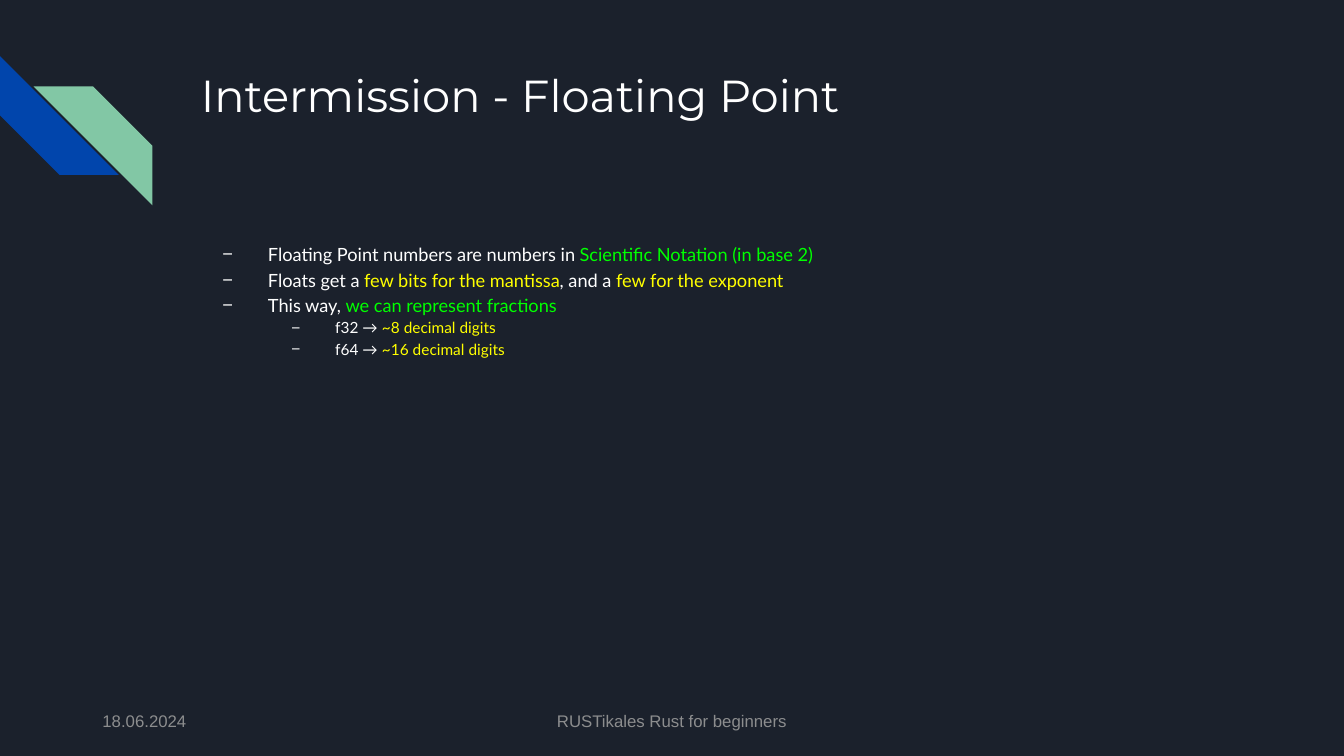
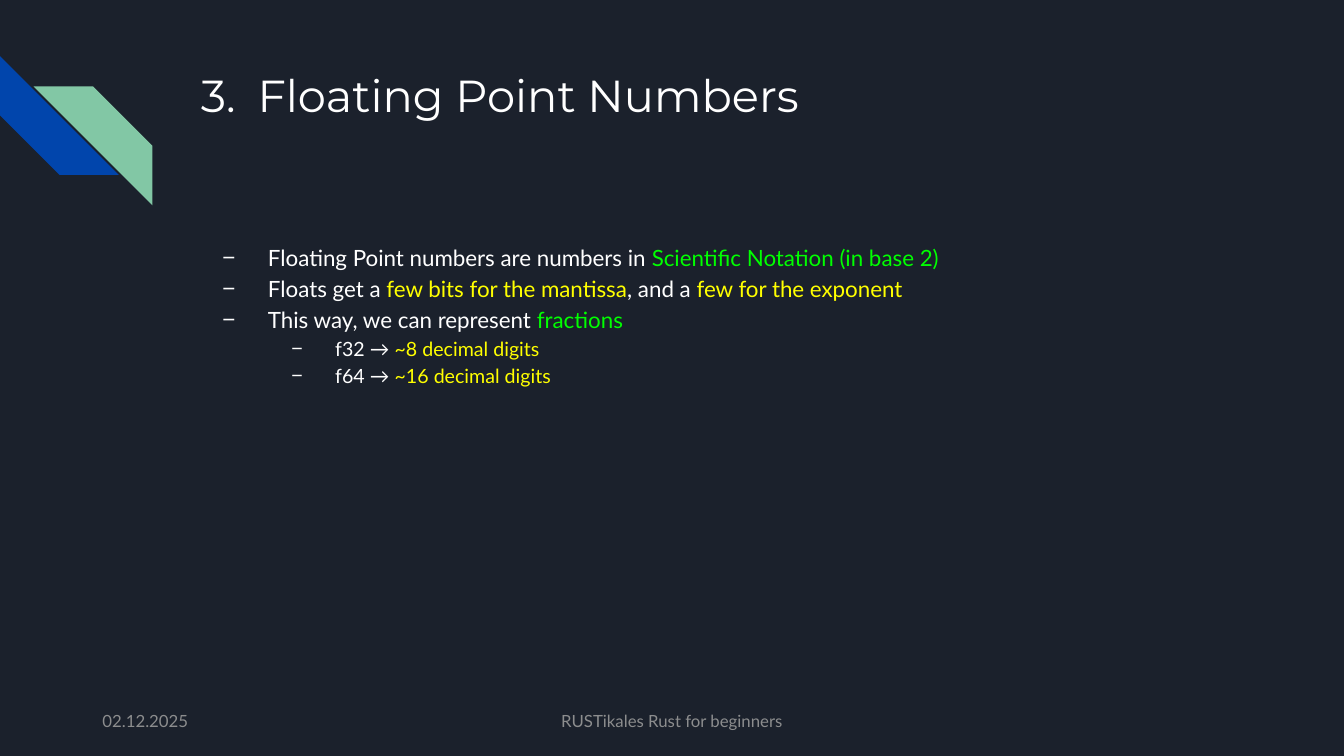
Before and after one commit to pfhaupt/progkurs, a slide deck: slide 158 of rust-beginner/06 - Function declaration/06 - original.pptx (slide 107 before the commit). Drawn at 1344x756 pixels with LibreOffice and Linux fonts; fonts in the diff are those of the drawing. Boxes give left, top, right and bottom in pixels: in the first picture for what was removed or moved away, otherwise in the second. Text is boxed around its words. In the diff, an @@ line names an element or a change of style, - is before the commit and + after.

Commit message:
[R-B-06] Update slides
- Merge R-B-07 into R-B-06
- Add chapter about Floating Point Numbers
- Increase font size
- Unite text font

```diff
--- a/rust-beginner/06 - Function declaration/06 - original.pptx
+++ b/rust-beginner/06 - Function declaration/06 - original.pptx
@@ title at box(258, 78, 798, 121): text changed @@
-Intermission - Floating Point
+3. Floating Point Numbers
@@ text "Floating Point numbers are numbers ..." at box(268, 249, 939, 387): size 13 to 16 pt in "Floating Point numbers are numbers in Scientific ...", "Floats get a few bits for the ...", "This way, we can represent fractions"; text colour #00FF00 to #FFFFFF in "we can represent"; size 11 to 14 pt in "f32 → ~8 decimal digits", "f64 → ~16 decimal digits" @@
@@ text at box(102, 715, 188, 727): text changed; font Arial to Lato @@
-18.06.2024
+02.12.2025
@@ text "RUSTikales Rust for beginners" at box(561, 715, 782, 730): font Arial to Lato @@
```
Also in this commit, not shown: 109 other slides changed, 86 slides added, 47 slides removed, 2 other files.
